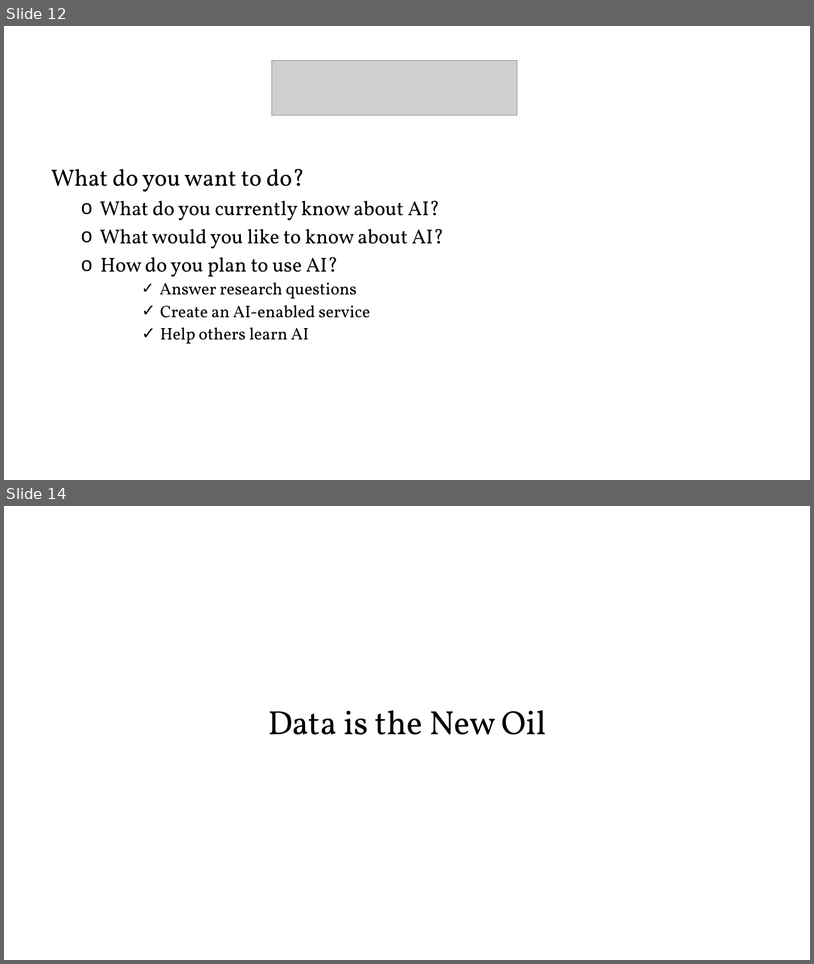
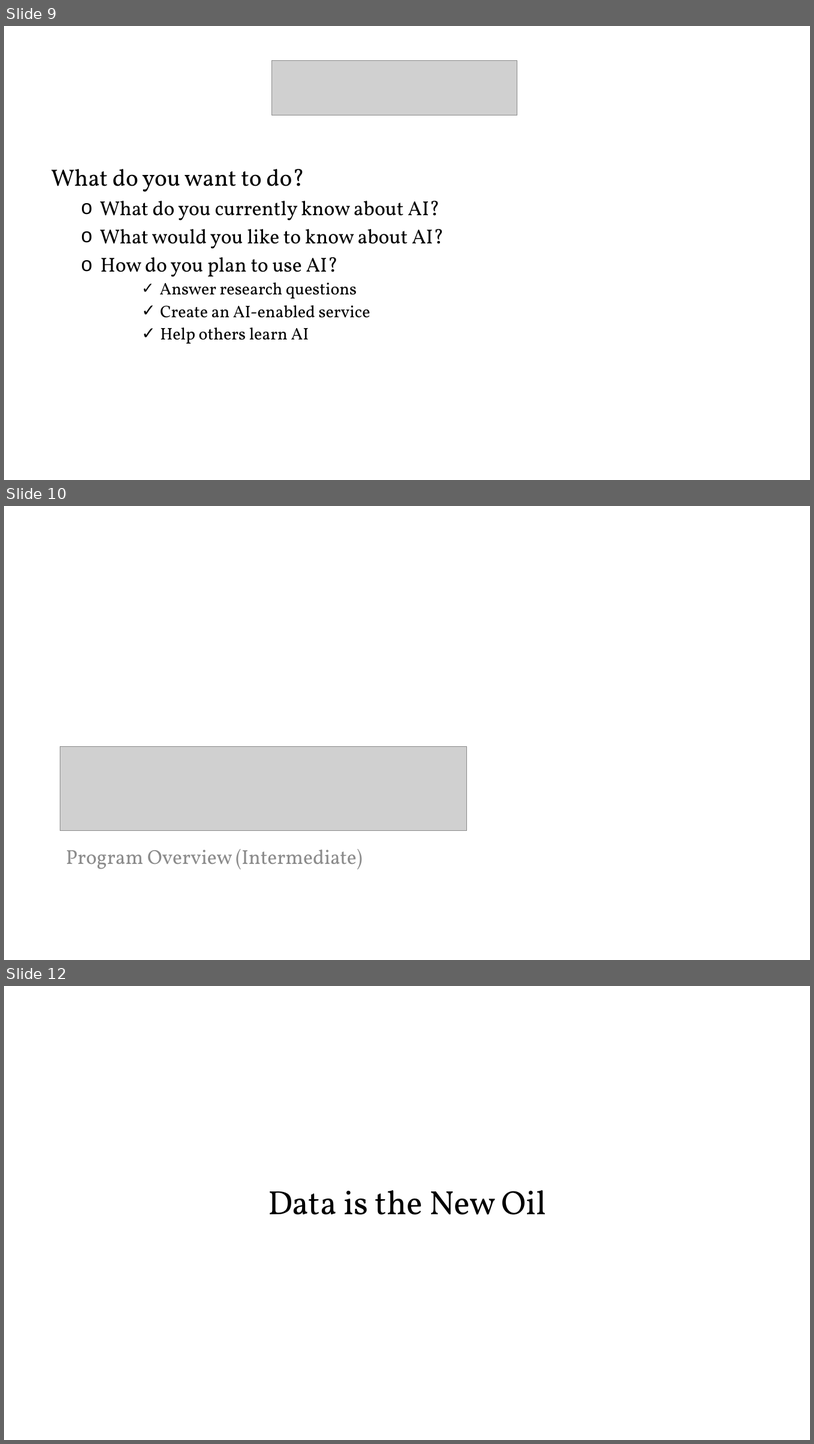
Before and after one commit to PracticumAI-Test/practicum, a slide deck: pai_getting_started.pptx. Shown one above the other, each under a label of ours: slides 12 and 14 before the commit, slides 9, 10 and 12 after it; the slides between them are not shown. The pictures are 814x964 and 814x1444 pixels, drawn with LibreOffice and Linux fonts; fonts in the diff are those of the drawing; grey boxes stand for pictures. Boxes give left, top, right and bottom in pixels: in the first picture for what was removed or moved away, otherwise in the second. Text is boxed around its words. In the diff, an @@ line names an element or a change of style, - is before the commit and + after.

```diff
--- a/pai_getting_started.pptx
+++ b/pai_getting_started.pptx
@@ slide 10 added at (4,506,810,960), background #FFFFFF @@
@@ picture added at (60,746,467,830) @@
@@ text added at (66,849,362,869), 24 pt, text #8C8C8C @@
+Program Overview (Intermediate)
@@ what was slide 12 is now slide 9 @@
@@ what was slide 14 is now slide 12 @@
```
Also in this commit, not shown: 1 slide changed, 4 other slides added, 6 slides removed.
